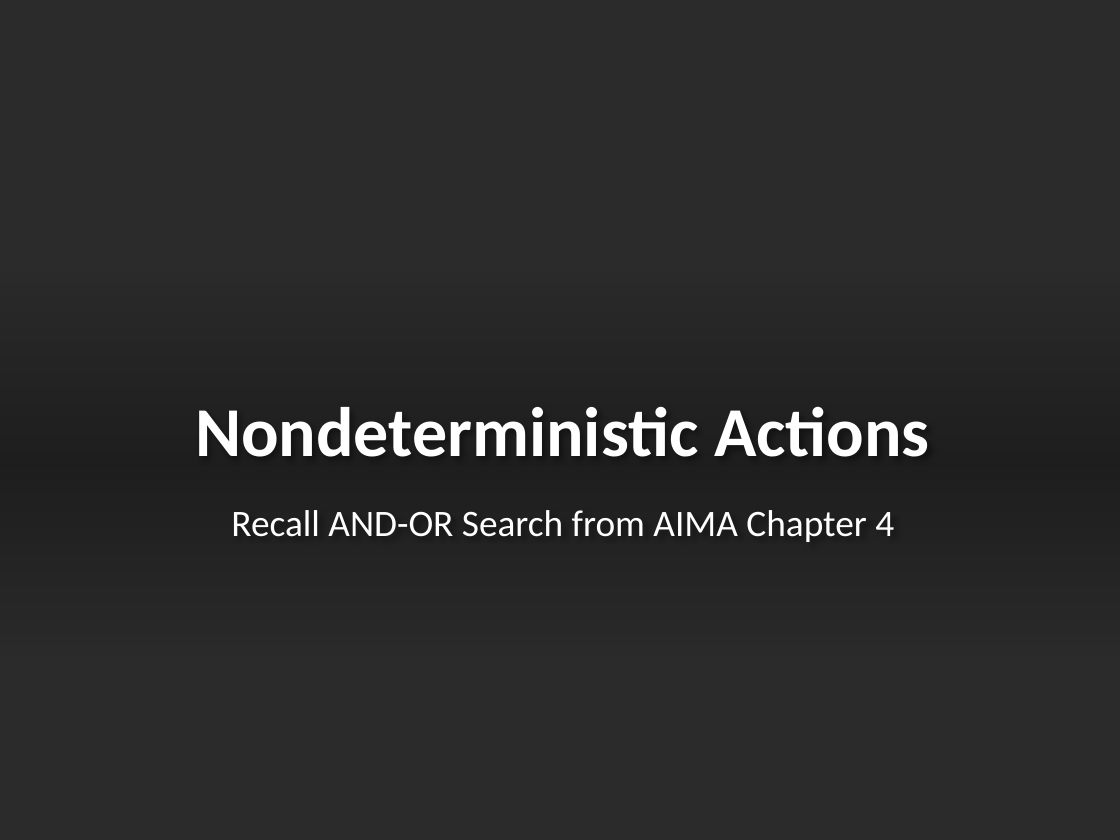
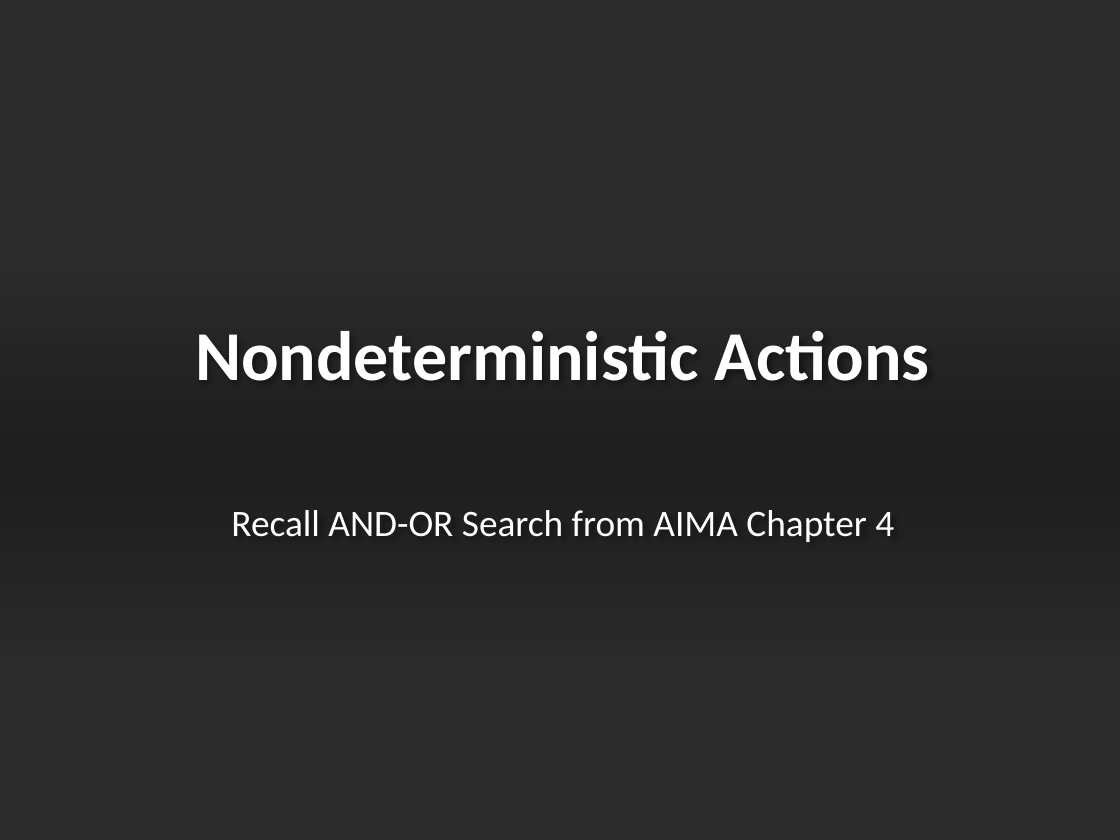
Before and after one commit to mhahsler/CS7320-AI, a slide deck: slide 7 of slides/05_games.pptx. Drawn at 1120x840 pixels with LibreOffice and Linux fonts; fonts in the diff are those of the drawing; background and template pictures are left out; a plain dark background stands for a picture behind light text. Boxes give left, top, right and bottom in pixels: in the first picture for what was removed or moved away, otherwise in the second. Text is boxed around its words. In the diff, an @@ line names an element or a change of style, - is before the commit and + after.

```diff
--- a/slides/05_games.pptx
+++ b/slides/05_games.pptx
@@ title "Nondeterministic Actions" moved from (x1=195, y1=406, x2=930, y2=457) to (x1=195, y1=330, x2=930, y2=381) @@
```
Also in this commit, not shown: 8 other slides changed, 1 other file.
